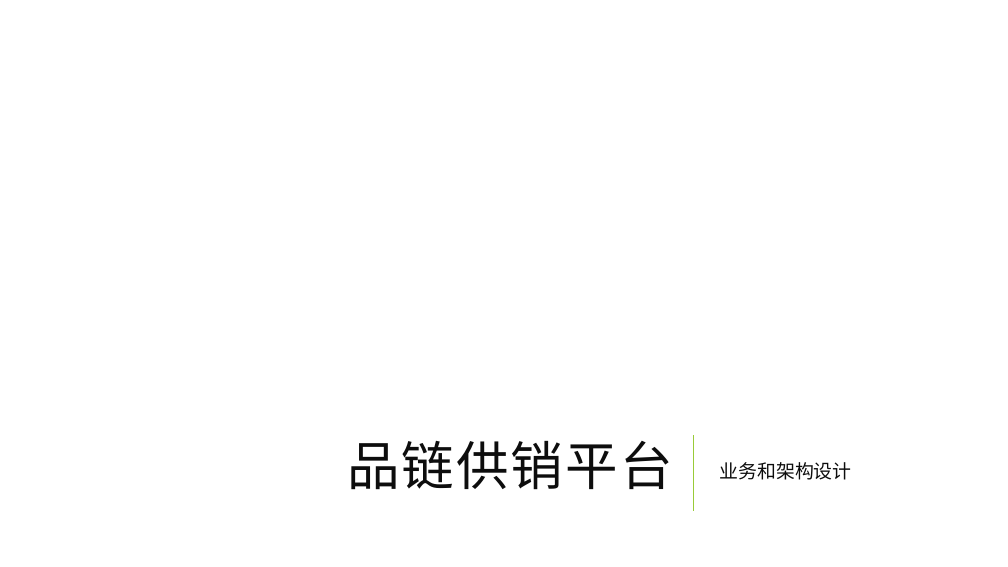
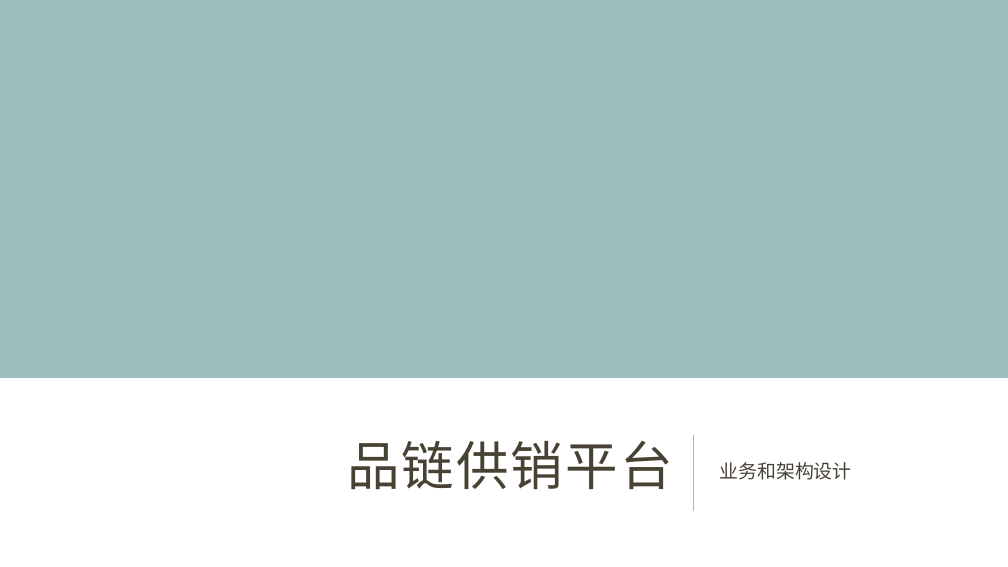
Before and after one commit to jzgi/chainsmart, a slide deck: slide 1 of Docs/品链供销平台.pptx. Drawn at 1008x567 pixels with LibreOffice and Linux fonts; fonts in the diff are those of the drawing; background and template pictures are left out. Boxes give left, top, right and bottom in pixels: in the first picture for what was removed or moved away, otherwise in the second. Text is boxed around its words. In the diff, an @@ line names an element or a change of style, - is before the commit and + after.

```diff
--- a/Docs/品链供销平台.pptx
+++ b/Docs/品链供销平台.pptx
@@ rectangle added at box(0, 0, 1008, 378), fill #9CBEBD @@
@@ title "品链供销平台" at box(347, 441, 673, 489): text colour #0D0D0D to #474233 @@
@@ subtitle "业务和架构设计" at box(719, 462, 851, 480): text colour #0D0D0D to #474233 @@
@@ line (693, 511) - (693, 436): stroke #99CB38 1.5 pt to #9CBEBD 1.5 pt @@
```
Also in this commit, not shown: 27 other slides changed, 13 other files.
